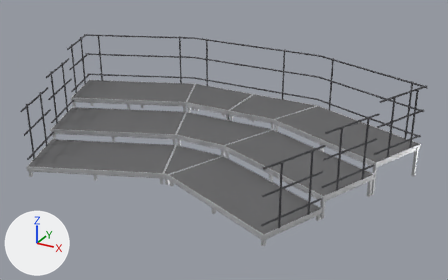
Renders of the glTF model 3-tier-sb-pie-with-6-esa48-back-and-side-rails/model.glb from each side of a commit.
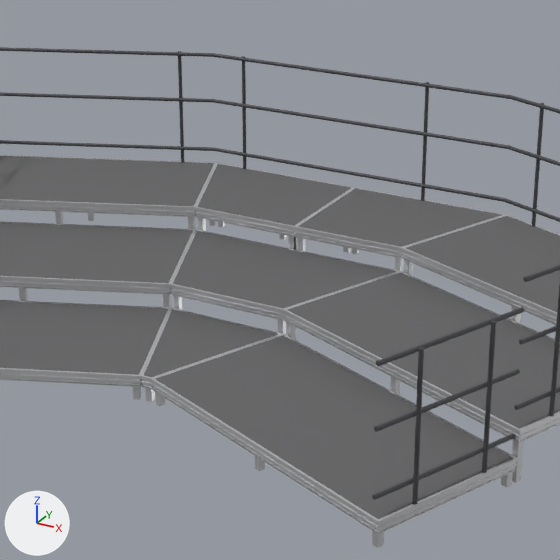
Each version appears first whole from a camera (50 mm lens) standing at (5.45, -9.07, 5.01) and looking at (0.44, 0.05, 0.45), and next in a close-up on the part from 23% to 76% of the width and 5% to 90% of the height. Every picture has the same lights, and +X, +Y and +Z are marked at lower left. The first two pictures are the older version. Vertices at exactly the same position are counted once.

In view in the first close-up: 'deck_edge', 'deck_top', 'hardware'.
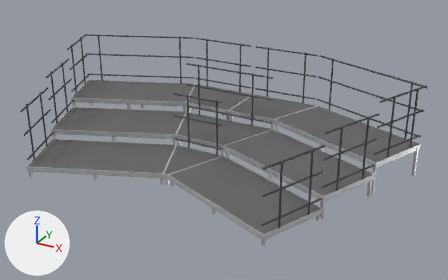
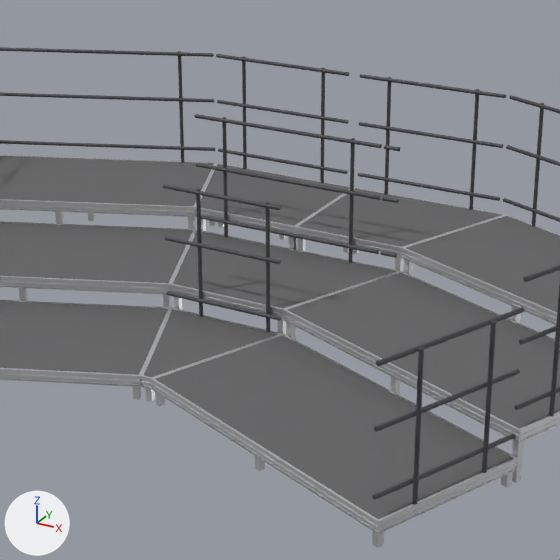
Commit message: 3-tier-sb-pie-with-6-esa48-back-and-side-rails: model.glb

Location of each change, (x1, y1, x2, y2) in pixels of the close-ups (560 x 560 px; the box of a moved part takes in the faces that stretch with it):
part 1 of me_hardware, moved or reshaped
    before: (421, 82, 429, 201)
    after: (196, 189, 203, 316)
part 2 of me_hardware, added
    after: (266, 202, 270, 332)
part 3 of me_hardware, built on
    after: (242, 56, 506, 210)
part 4 of me_hardware, added
    after: (194, 114, 400, 262)
part 5 of me_hardware, added
    after: (163, 184, 281, 321)

Diff of the bpy script that builds the scene:
```diff
--- a/3-tier-sb-pie-with-6-esa48-back-and-side-rails/model.glb.py
+++ b/3-tier-sb-pie-with-6-esa48-back-and-side-rails/model.glb.py
@@ me_hardware @@
 # used by ob_hardware; location = (0.0, 0.0, 0.0)
-me_hardware.from_pydata(...)  # 14442 vertices, 29544 faces; spans x -3.68..3.68, y -2.14..2.16, z 0.2..1.67
+me_hardware.from_pydata(...)  # 25710 vertices, 40338 faces; spans x -3.68..3.68, y -2.14..2.16, z 0.2..1.67
+# me_hardware part 1: the loose piece of 302 vertices spanning x 0.66..0.69, y 2.12..2.16, z 0.61..1.67 is moved by (-0.89, -2.25, -0.41)
+# me_hardware part 2: the loose piece of 302 vertices spanning x 0.66..0.69, y 2.12..2.16, z 0.61..1.67 is copied, and the copy is moved by (-0.28, -2.25, -0.41); it spans x 0.37..0.4, y -0.13..-0.1, z 0.2..1.26
+# me_hardware part 3: 12 vertices moved within x -1.14..-1.12, y 2.13..2.16, z 0.61..1.67; 5878 vertices added at x -1.39..1.39, y 2.09..2.16, z 0.61..1.67
+# me_hardware part 4: 4182 vertices added at x -0.92..0.95, y 0.97..1.03, z 0.41..1.46
+# me_hardware part 5: 1332 vertices added at x -0.51..0.51, y -0.16..-0.13, z 0.33..1.26
+# other edits to the shape of me_hardware do not show in these pictures
 me_hardware.materials.append(mat_hardware)
```
